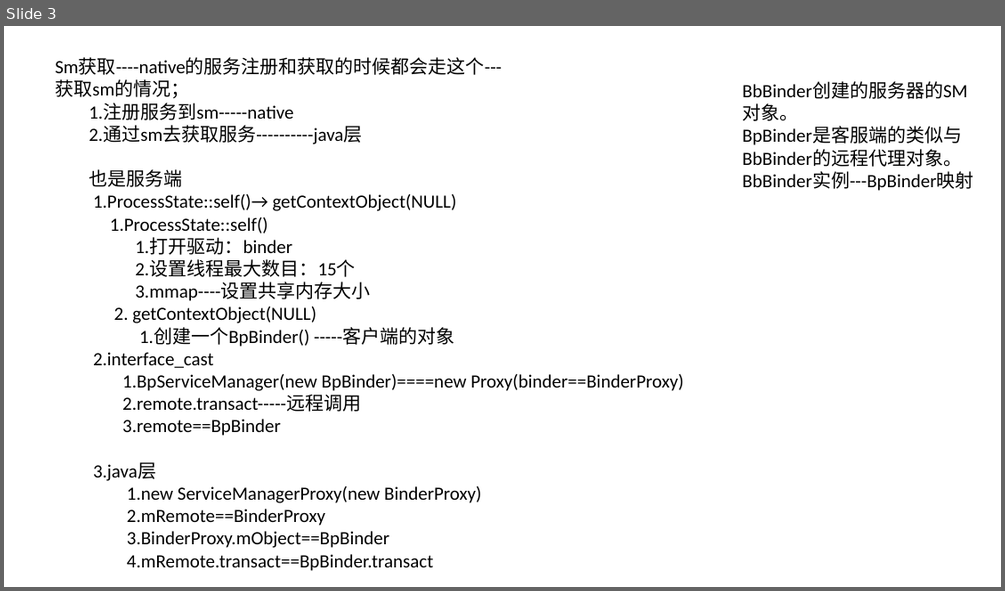
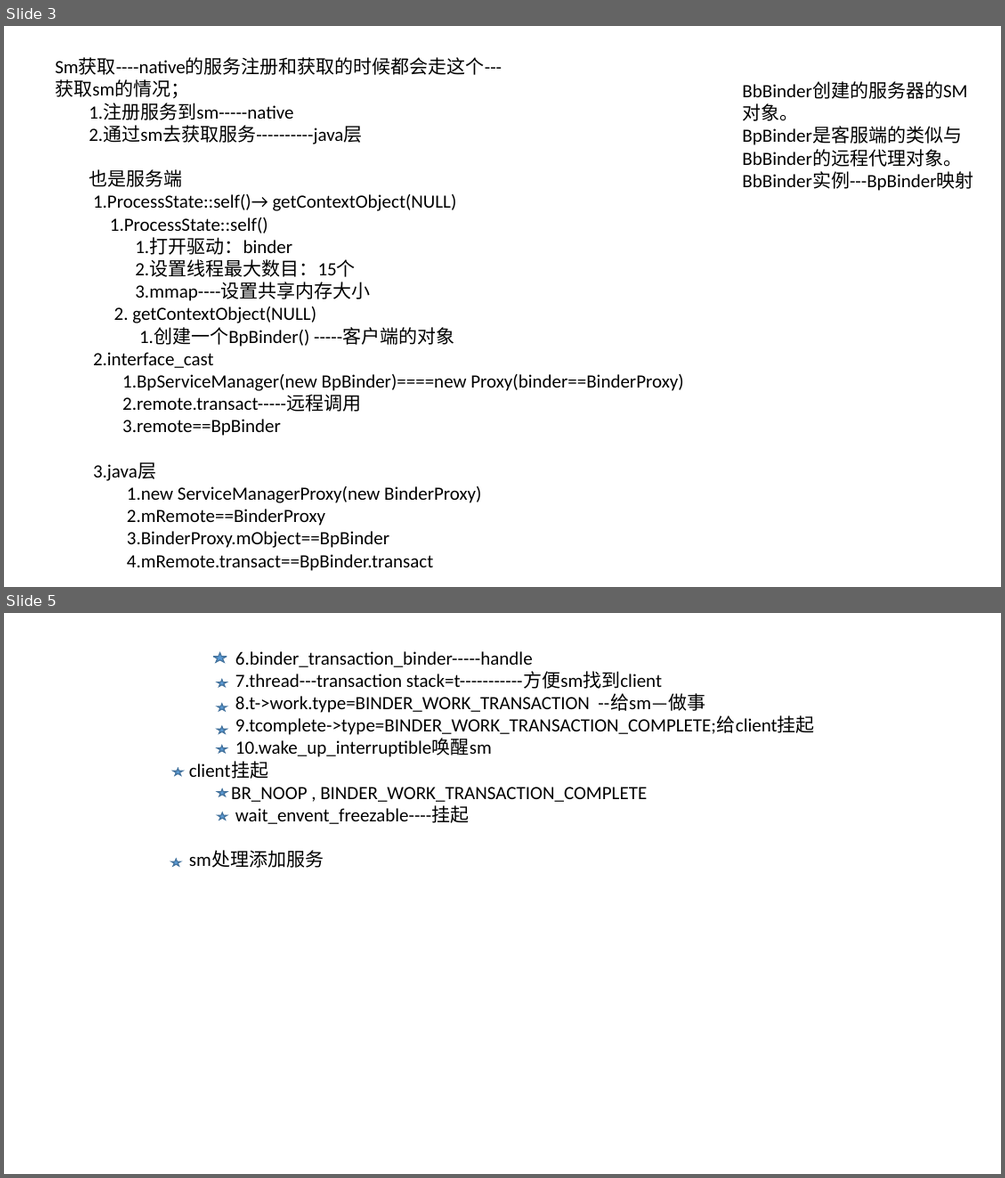
Before and after one commit to zhangwan/MyPostImg, a slide deck: 文档/享学笔记/Framework/Binder.pptx. Shown one above the other, each under a label of ours: slide 3 before the commit, slides 3 and 5 after it; the slides between them are not shown. The pictures are 1005x591 and 1005x1178 pixels, drawn with LibreOffice and Linux fonts; fonts in the diff are those of the drawing. Boxes give left, top, right and bottom in pixels: in the first picture for what was removed or moved away, otherwise in the second. Text is boxed around its words. In the diff, an @@ line names an element or a change of style, - is before the commit and + after.

```diff
--- a/文档/享学笔记/Framework/Binder.pptx
+++ b/文档/享学笔记/Framework/Binder.pptx
@@ slide 5 added at [4,613,1001,1174], background #FFFFFF @@
@@ text added at [189,651,815,868], 18 pt, text #000000 @@
+6.binder_transaction_binder-----handle
+7.thread---transaction stack=t-----------方便sm找到client
+8.t->work.type=BINDER_WORK_TRANSACTION --给sm—做事
+9.tcomplete->type=BINDER_WORK_TRANSACTION_COMPLETE;给client挂起
+10.wake_up_interruptible唤醒sm
+client挂起
+BR_NOOP , BINDER_WORK_TRANSACTION_COMPLETE
+wait_envent_freezable----挂起
+sm处理添加服务
@@ star added at [213,653,226,662], fill #5B9BD5, outline #43739E 1 pt @@
@@ star added at [217,680,226,687], fill #5B9BD5, outline #43739E 1 pt @@
@@ star added at [217,704,226,711], fill #5B9BD5, outline #43739E 1 pt @@
@@ star added at [217,726,226,733], fill #5B9BD5, outline #43739E 1 pt @@
@@ star added at [217,746,226,753], fill #5B9BD5, outline #43739E 1 pt @@
@@ star added at [173,768,183,775], fill #5B9BD5, outline #43739E 1 pt @@
@@ star added at [217,788,226,796], fill #5B9BD5, outline #43739E 1 pt @@
@@ star added at [218,812,227,820], fill #5B9BD5, outline #43739E 1 pt @@
@@ star added at [171,859,181,867], fill #5B9BD5, outline #43739E 1 pt @@
```
Also in this commit, not shown: 2 other slides added, 3 other files.
